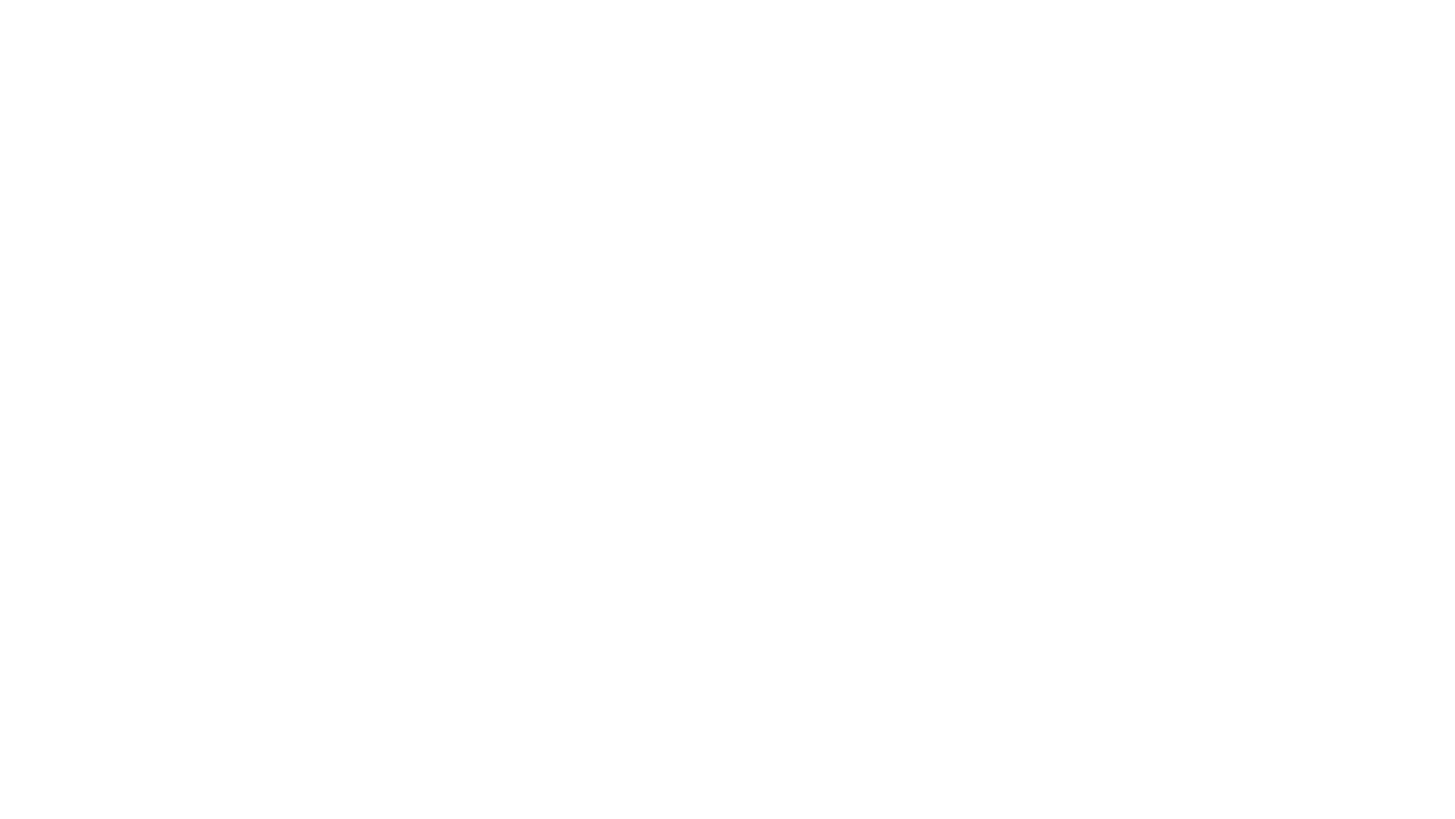
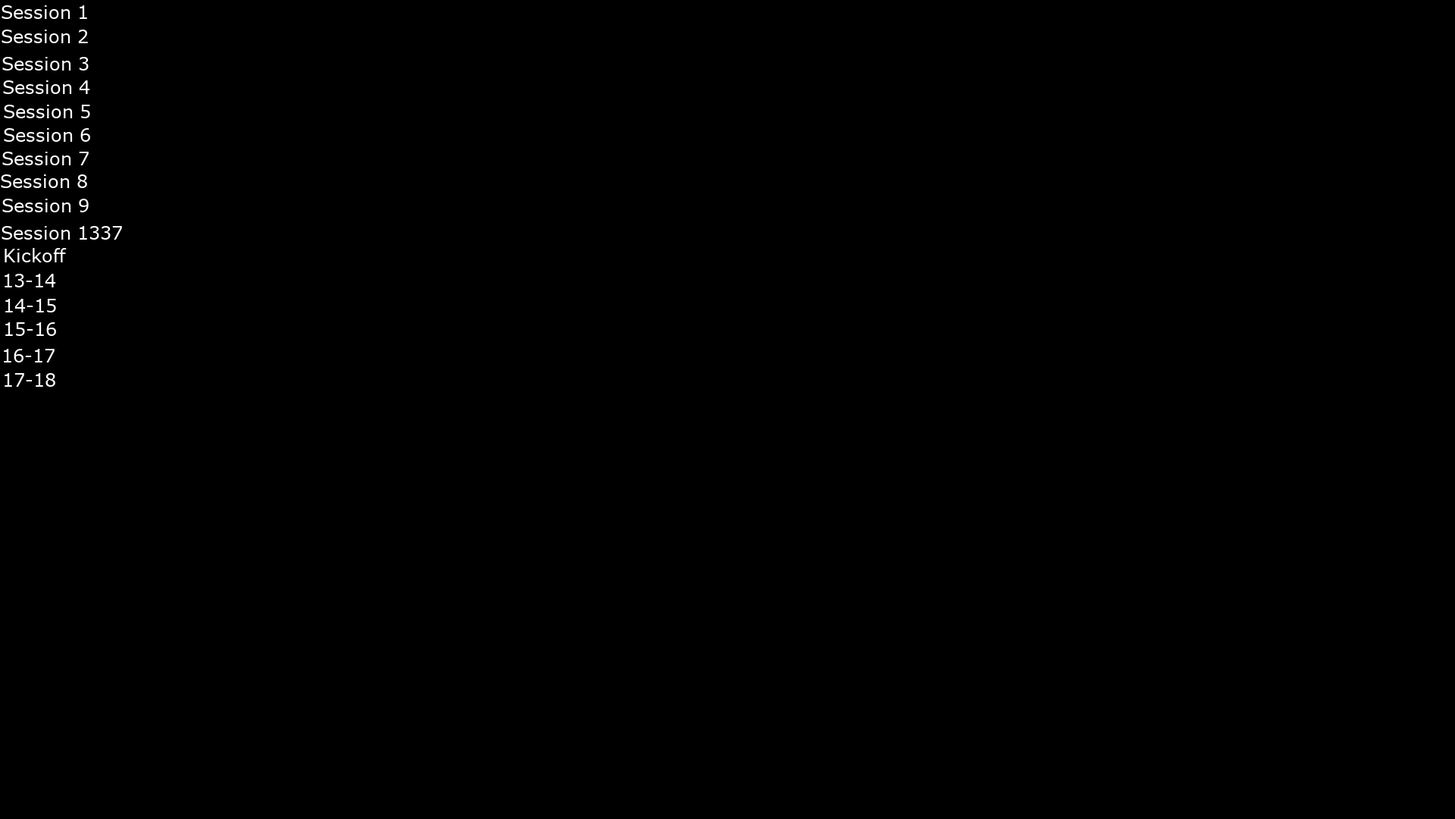
Layers edited between the first and the second 1455x819 image:
added layer "16-17" above "17-18" over [3, 348, 55, 363]
added layer "17-18" above "15-16" over [4, 372, 56, 387]
added layer "15-16" above "14-15" over [5, 322, 57, 336]
added layer "14-15" above "13-14" over [5, 298, 57, 313]
added layer "13-14" above "Kickoff" over [4, 273, 57, 288]
"Background": opacity 0% → 100% over [0, 0, 1455, 819]
